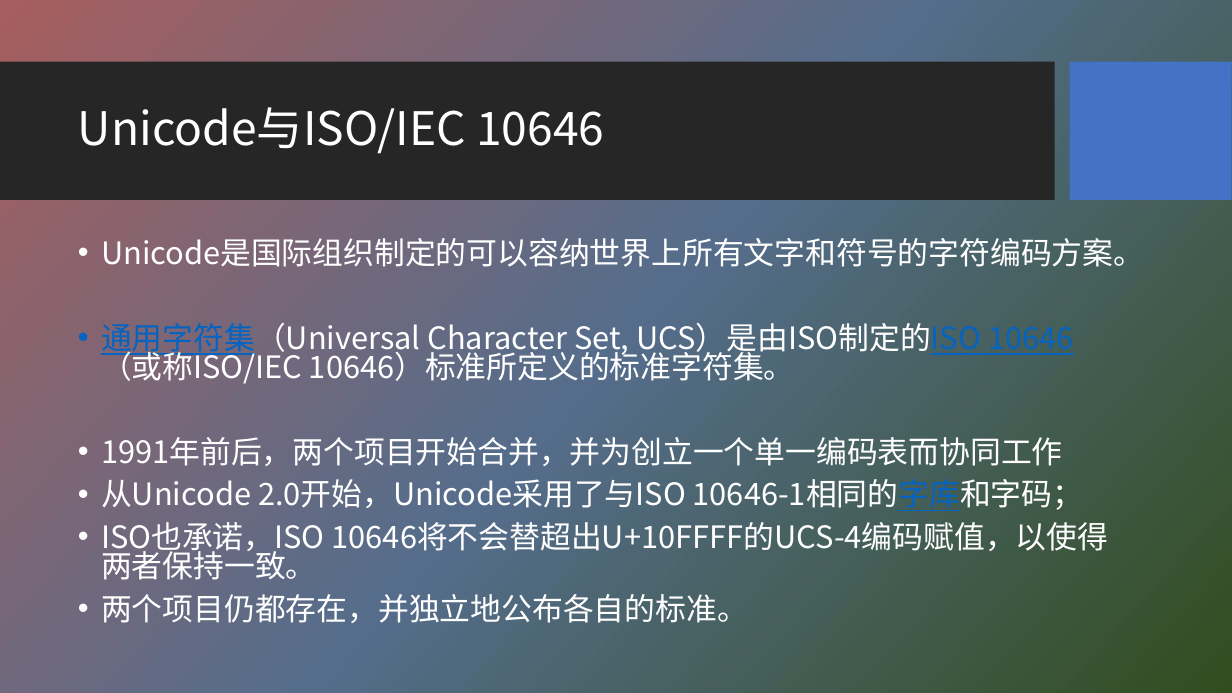
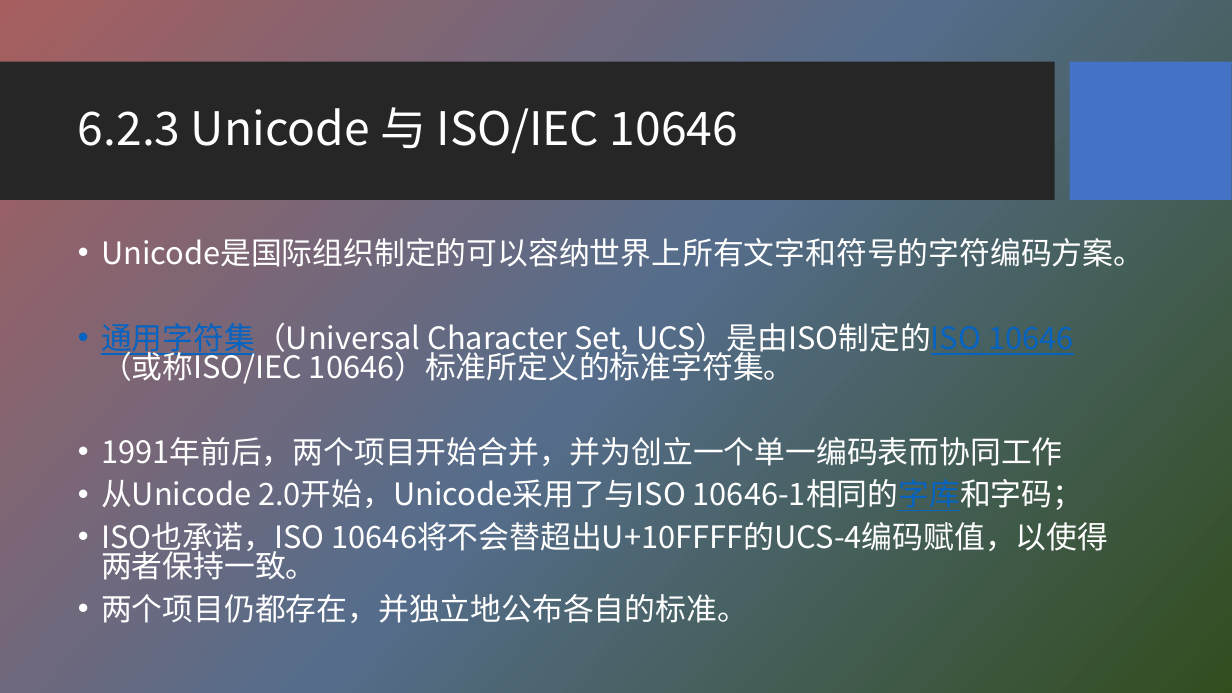
Before and after one commit to HBU/NLP_PPT, a slide deck: slide 11 of PPT-2020/ch06 字符编码与字频统计.pptx (slide 7 before the commit). Drawn at 1232x693 pixels with LibreOffice and Linux fonts; fonts in the diff are those of the drawing; background and template pictures are left out. Boxes give left, top, right and bottom in pixels: in the first picture for what was removed or moved away, otherwise in the second. Text is boxed around its words. In the diff, an @@ line names an element or a change of style, - is before the commit and + after.

```diff
--- a/PPT-2020/ch06 字符编码与字频统计.pptx
+++ b/PPT-2020/ch06 字符编码与字频统计.pptx
@@ title at (78,107,738,154): text changed @@
-Unicode与ISO/IEC 10646
+6.2.3 Unicode 与 ISO/IEC 10646
```
Also in this commit, not shown: 5 other slides changed, 4 slides added, 1 other file.
